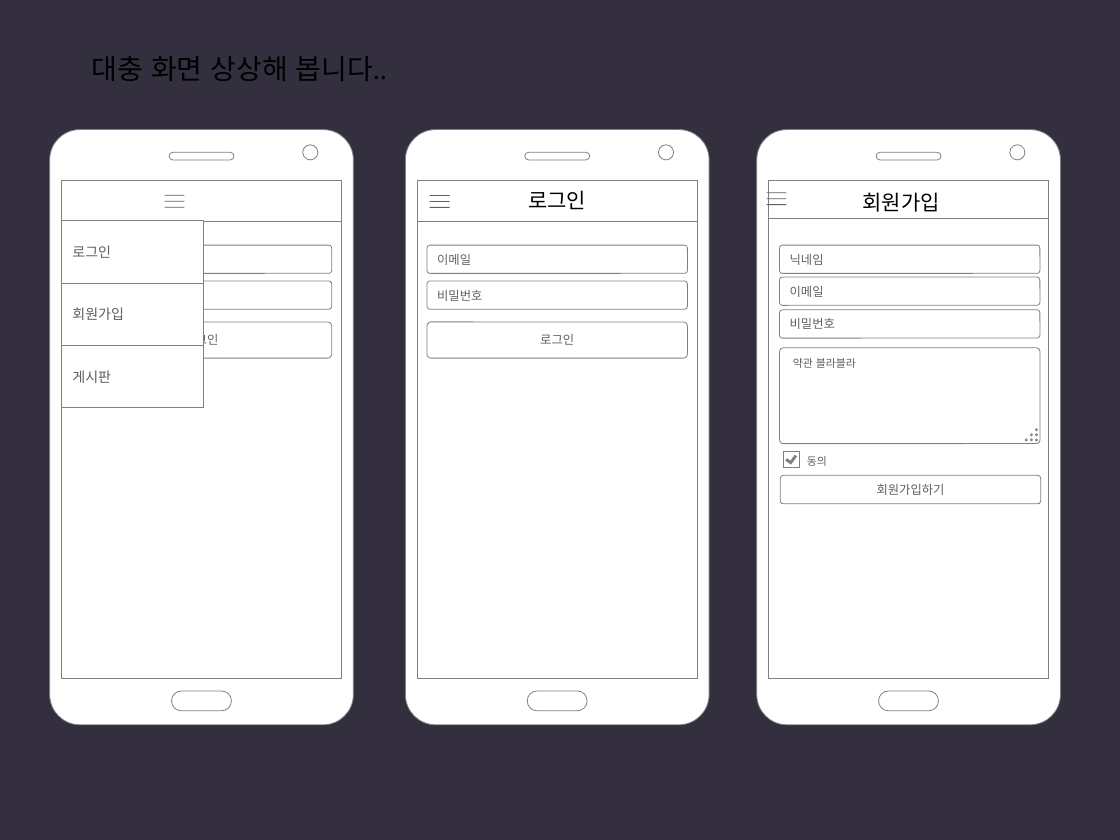
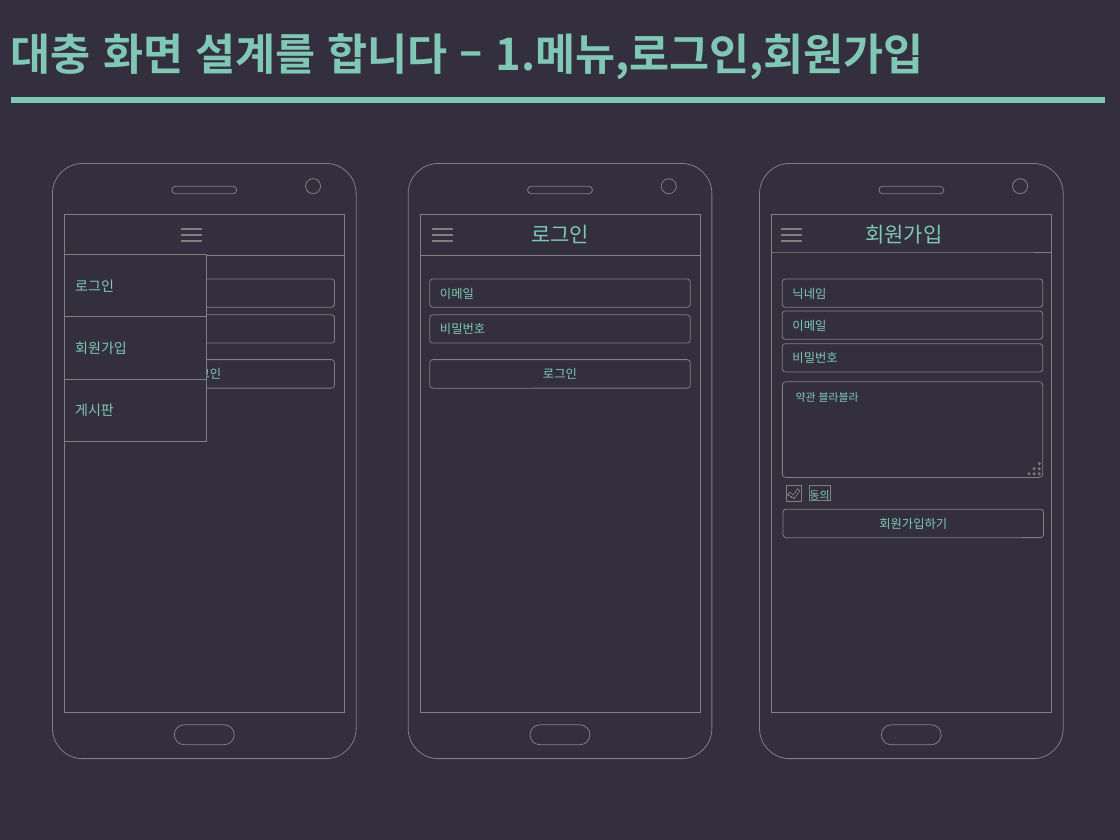
Before and after one commit to yysstory/mozzi, a slide deck: slide 10 of DOCS/1.pptx (slide 11 before the commit). Drawn at 1120x840 pixels with LibreOffice and Linux fonts; fonts in the diff are those of the drawing. Boxes give left, top, right and bottom in pixels: in the first picture for what was removed or moved away, otherwise in the second. Text is boxed around its words. In the diff, an @@ line names an element or a change of style, - is before the commit and + after.

```diff
--- a/DOCS/1.pptx
+++ b/DOCS/1.pptx
@@ text added at [11,33,923,79], 28 pt, text #80C8B5, bold @@
+대충 화면 설계를 합니다 – 1.메뉴,로그인,회원가입
@@ text removed at [92,56,387,81] @@
-대충 화면 상상해 봅니다..
@@ line added from (15, 100) to (1102, 100), #80C8B5 4 pt @@
@@ 7 freeform shapes, 3 rounded rectangles, 2 rectangles, 1 text, 1 line, 1 ellipse: place and size @@
-7 freeform shapes, 3 rounded rectangles, 2 rectangles, 1 text, 1 line, 1 ellipse at [49,130,1048,725]
+7 freeform shapes, 3 rounded rectangles, 2 rectangles, 1 text, 1 line, 1 ellipse at [53,164,1052,758]
@@ fill none to #332F3E in 9 elements at [530,725,589,745], [528,186,592,194], [171,186,236,194], [881,725,941,745], [879,186,944,194], [175,725,234,745], [661,179,676,195], [1012,179,1028,195], [306,179,321,195] @@
@@ 6 rounded rectangles, 6 rectangles, 5 freeform shapes, 2 lines, 2 ellipses: place and size @@
-6 rounded rectangles, 6 rectangles, 5 freeform shapes, 2 lines, 2 ellipses at [62,130,1061,725]
+6 rounded rectangles, 6 rectangles, 5 freeform shapes, 2 lines, 2 ellipses at [64,164,1063,758]
@@ fill #5F5F5F to #332F3E; outline none to #808080 0.75 pt in 3 elements at [432,228,452,241], [781,228,801,241], [181,228,202,241] @@
@@ freeform shape: place and size @@
-freeform shape at [165,195,185,207]
+freeform shape at [181,228,202,241]
@@ text "로그인" at [531,224,589,243]: font Calibri to Noto Sans CJK KR, text colour #000000 to #80C8B5 @@
@@ text "회원가입": place and size @@
-text "회원가입" at [863,192,940,212]
+text "회원가입" at [865,224,942,244]
@@ text "회원가입" at [865,224,942,244]: font Calibri to Noto Sans CJK KR, text colour #000000 to #80C8B5 @@
@@ freeform shape: place and size @@
-freeform shape at [767,193,787,205]
+freeform shape at [781,228,801,241]
@@ rounded rectangle "로그인": place and size @@
-rounded rectangle "로그인" at [72,321,333,357]
+rounded rectangle "로그인" at [74,360,335,388]
@@ font Karla to Noto Sans CJK KR, text colour #5F5F5F to #80C8B5; fill #FFFFFF to #332F3E in 13 elements at [782,344,1043,372], [74,279,335,307], [64,254,206,317], [64,317,206,380], [782,279,1043,307], [430,279,691,307], [430,315,691,343], [783,382,1044,478], [783,510,1044,538], [782,311,1043,339], [64,380,206,442], [74,360,335,388], [430,360,691,388] @@
@@ rounded rectangle "로그인": place and size @@
-rounded rectangle "로그인" at [427,321,688,357]
+rounded rectangle "로그인" at [430,360,691,388]
@@ fill #FFFFFF to #332F3E in 9 elements at [408,164,711,758], [759,164,1063,758], [53,164,356,758], [420,214,700,711], [64,214,344,711], [772,214,1052,711], [74,315,335,343], [1028,463,1040,475], [786,486,802,502] @@
@@ freeform shape at [788,488,801,498]: fill #808080 to #332F3E; outline none to #808080 0.75 pt @@
@@ rectangle "동의" at [810,486,831,501]: font Karla to Noto Sans CJK KR, text colour #5F5F5F to #80C8B5; fill none to #332F3E; outline none to #808080 0.75 pt @@
```
Also in this commit, not shown: 16 other slides changed, 1 slide added, 1 slide removed.
